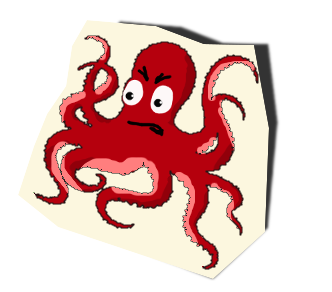
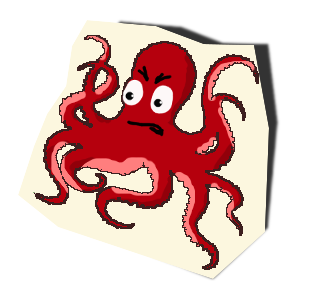
Layers edited between the first and the second w=332, h=292 image:
painted on "yellow #4" over left=35, top=35, right=259, bottom=270
